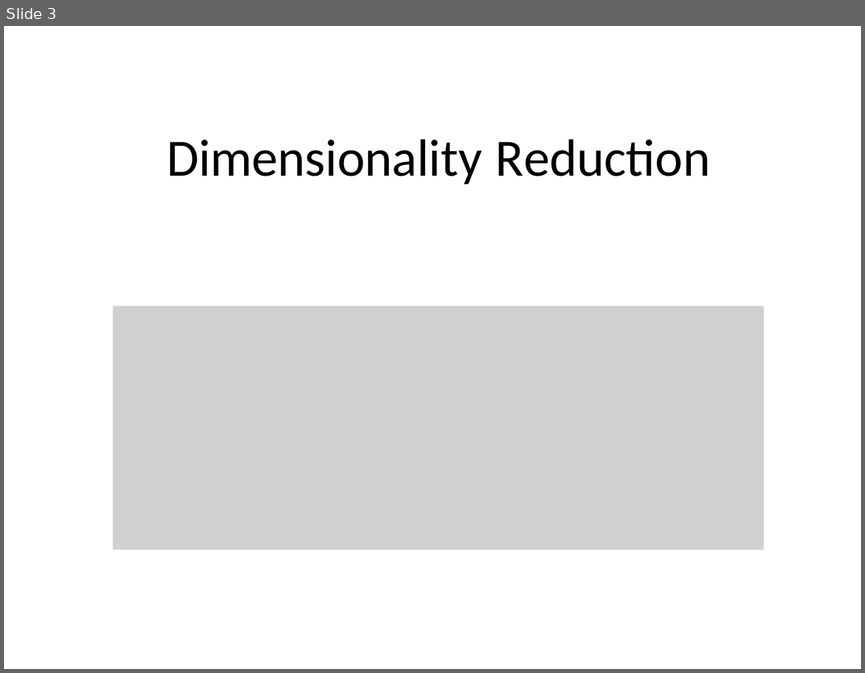
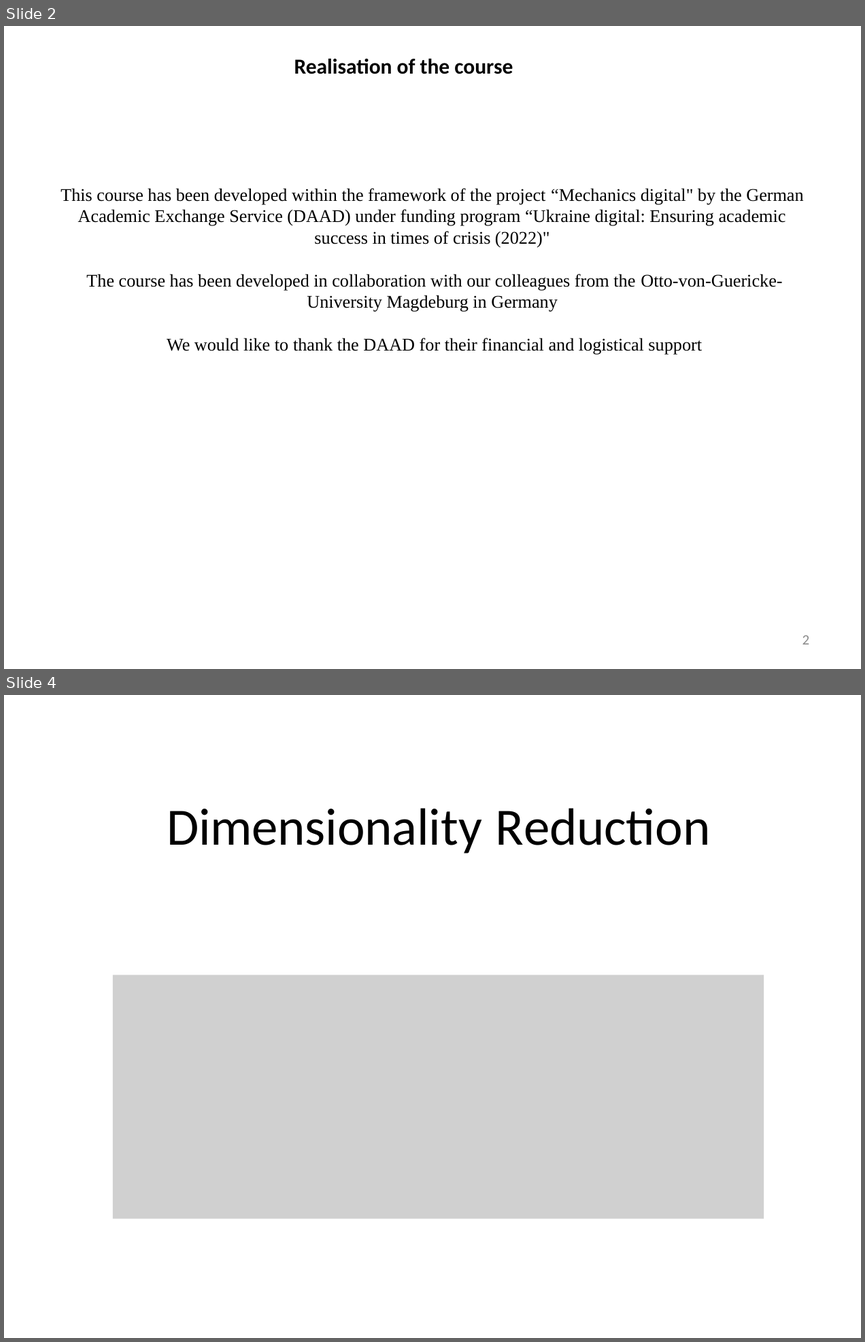
Before and after one commit to a-vodka/dv, a slide deck: dv-lec9-dim-reduc-PCA+SVD.pptx. Shown one above the other, each under a label of ours: slide 3 before the commit, slides 2 and 4 after it; the slides between them are not shown. The pictures are 865x673 and 865x1342 pixels, drawn with LibreOffice and Linux fonts; fonts in the diff are those of the drawing; grey boxes stand for pictures; background and template pictures are left out. Boxes give left, top, right and bottom in pixels: in the first picture for what was removed or moved away, otherwise in the second. Text is boxed around its words. In the diff, an @@ line names an element or a change of style, - is before the commit and + after.

```diff
--- a/dv-lec9-dim-reduc-PCA+SVD.pptx
+++ b/dv-lec9-dim-reduc-PCA+SVD.pptx
@@ slide 2 added at (4, 26, 861, 669), background picture (left out) @@
@@ title added at (294, 59, 513, 74), 18 pt, text #000000, bold @@
+Realisation of the course
@@ text added at (60, 188, 803, 354), 15 pt, text #000000 @@
+This course has been developed within the framework of the project “Mechanics digital" by the German Academic Exchange Service (DAAD) under funding program “Ukraine digital: Ensuring academic success in times of crisis (2022)"
+The course has been developed in collaboration with our colleagues from the Otto-von-Guericke-University Magdeburg in Germany
+We would like to thank the DAAD for their financial and logistical support
@@ page number added at (802, 635, 810, 644), 12 pt, text #8C8C8C @@
+2
@@ what was slide 3 is now slide 4 @@
```
Also in this commit, not shown: 2 slides changed, 1 other slide added, 1 slide removed, 2 other files.
